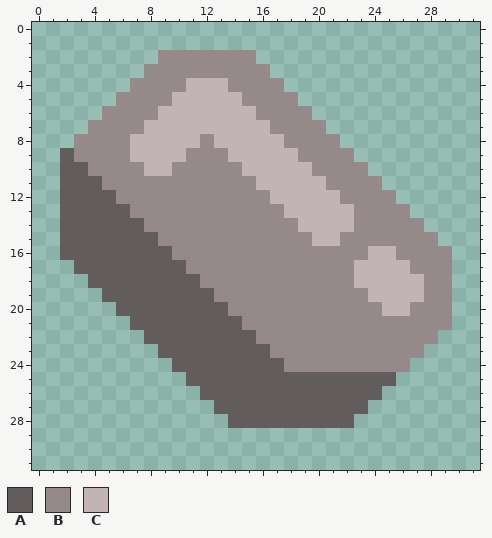
Pixel-art sprite: assets/sprites/items/iron.png. The first picture shows the starting point.
The file is 32x32 pixels.
Palette (. is transparent): A #635c5c  B #968989  C #c2b4b4
Pixels before, first column x 2:
 2 .......BBBBBBB..............
 3 ......BBBBBBBBB.............
 4 .....BBBBCCCBBBB............
 5 ....BBBBCCCCCBBBB...........
 6 ...BBBBCCCCCCCBBBB..........
 7 ..BBBBCCCCCCCCCBBBB.........
 8 .BBBBCCCCCBCCCCCBBBB........
 9 ABBBBCCCCBBBCCCCCBBBB.......
10 AABBBBCCBBBBBCCCCCBBBB......
11 AAABBBBBBBBBBBCCCCCBBBB.....
12 AAAABBBBBBBBBBBCCCCCBBBB....
13 AAAAABBBBBBBBBBBCCCCCBBBB...
14 AAAAAABBBBBBBBBBBCCCCBBBBB..
15 AAAAAAABBBBBBBBBBBCCBBBBBBB.
16 AAAAAAAABBBBBBBBBBBBBBCCBBBB
17 .AAAAAAAABBBBBBBBBBBBCCCCBBB
18 ..AAAAAAAABBBBBBBBBBBCCCCCBB
19 ...AAAAAAAABBBBBBBBBBBCCCCBB
20 ....AAAAAAAABBBBBBBBBBBCCBBB
21 .....AAAAAAAABBBBBBBBBBBBBBB
22 ......AAAAAAAABBBBBBBBBBBBB.
23 .......AAAAAAAABBBBBBBBBBB..
24 ........AAAAAAAABBBBBBBBB...
25 .........AAAAAAAAAAAAAAA....
26 ..........AAAAAAAAAAAAA.....
27 ...........AAAAAAAAAAA......
28 ............AAAAAAAAA.......
Now the later version:
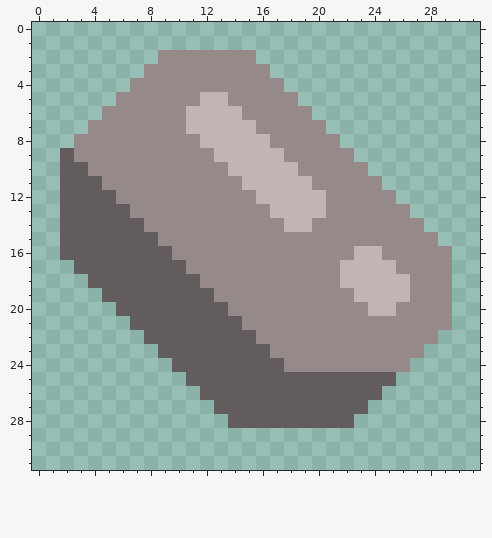
The exact change:
Changed rows in their new state; - is an unchanged pixel.
first column x 7:
 4 ----BBB--------------
 5 ---BB--B-------------
 6 --BB----B------------
 7 -BBB-----B-----------
 8 BBBBBC----B----------
 9 BBBB--C----B---------
10 -BB----C----B--------
11 --------C----B-------
12 ---------C----B------
13 ----------C---BB-----
14 -----------C-BBB-----
15 -------------BB------
16 ----------------C-B--
17 ---------------C---B-
18 ---------------C----B
19 ----------------C---B
20 -----------------C-B-
Boxes around the changes in both pictures, in picture pixels (x1, y1, x2, y2):
changed: (130, 78, 424, 316)
